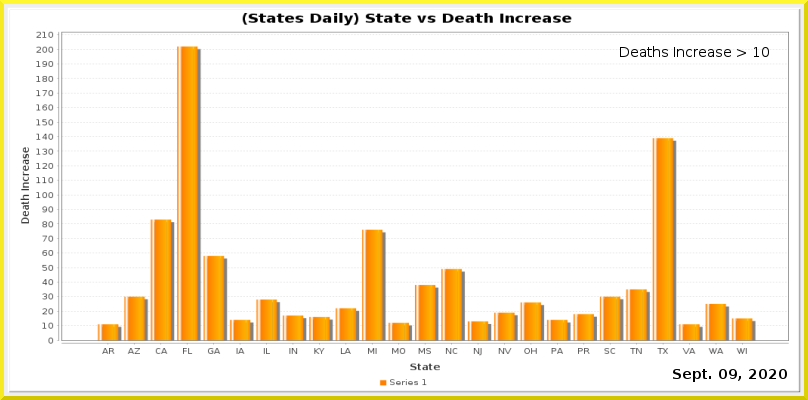
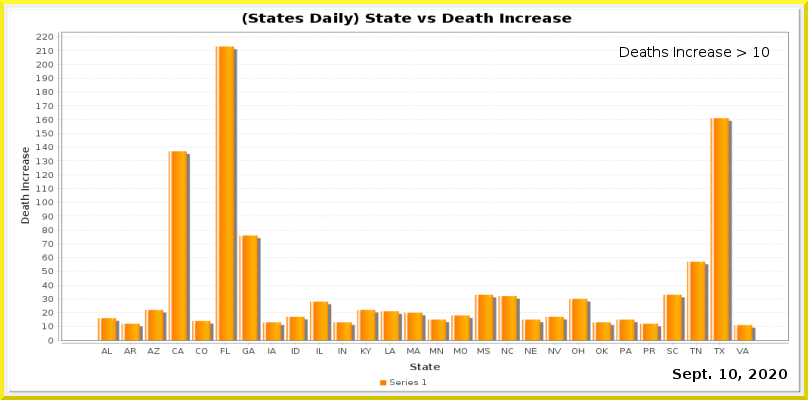
Layers edited between the first and the second w=808, h=400 image:
painted on "Current Date" over [719, 369, 737, 379]
painted on "Date_vs_TestIncrease.png" over [36, 31, 789, 356]
